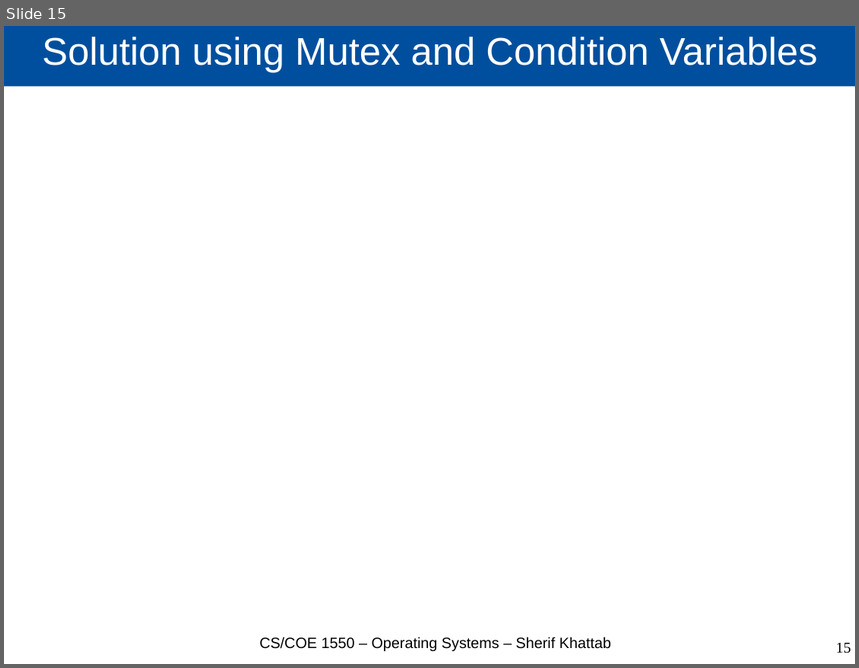
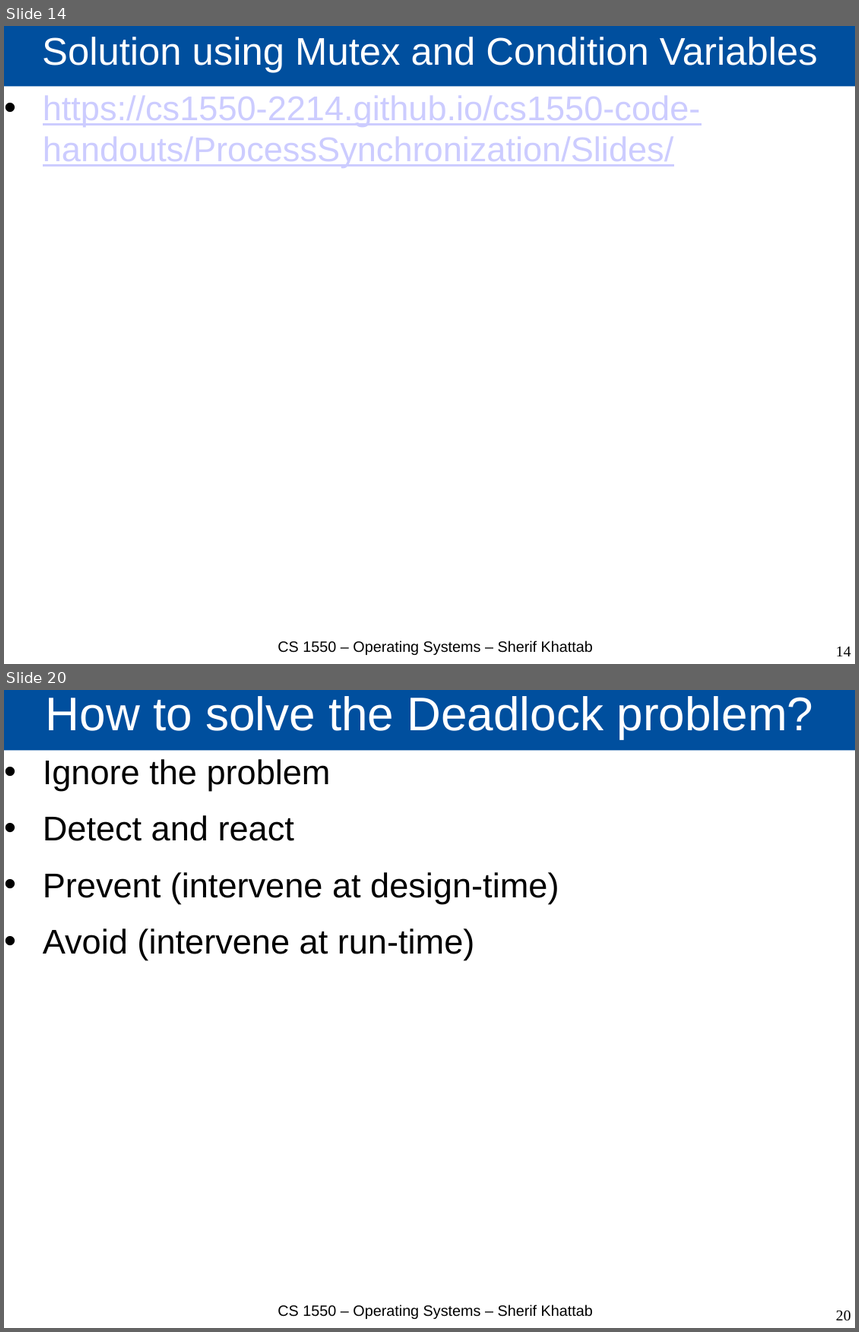
Before and after one commit to cs1550-2244/cs1550-code-handouts, a slide deck: DraftSlides/Lecture8.pptx. Shown one above the other, each under a label of ours: slide 15 before the commit, slides 14 and 20 after it; the slides between them are not shown. The pictures are 859x668 and 859x1332 pixels, drawn with LibreOffice and Linux fonts; fonts in the diff are those of the drawing. Boxes give left, top, right and bottom in pixels: in the first picture for what was removed or moved away, otherwise in the second. Text is boxed around its words. In the diff, an @@ line names an element or a change of style, - is before the commit and + after.

```diff
--- a/DraftSlides/Lecture8.pptx
+++ b/DraftSlides/Lecture8.pptx
@@ slide 20 added at (4, 690, 855, 1328), background #FFFFFF @@
@@ title added at (4, 690, 855, 751), fill #004F9E, 44 pt, text #FFFFFF @@
+How to solve the Deadlock problem?
@@ text added at (43, 759, 559, 961), 32 pt, text #000000 @@
+• Ignore the problem
+• Detect and react
+• Prevent (intervene at design-time)
+• Avoid (intervene at run-time)
@@ text added at (278, 1305, 593, 1319), 14 pt, text #000000 @@
+CS 1550 – Operating Systems – Sherif Khattab
@@ page number added at (836, 1311, 851, 1322), 14 pt, text #000000 @@
+20
@@ what was slide 15 is now slide 14 @@
@@ slide 14 changed as well @@
@@ text added at (43, 96, 701, 168), 32 pt, text #CCCCFF, underline @@
+• https://cs1550-2214.github.io/cs1550-code-handouts/ProcessSynchronization/Slides/
@@ text at (278, 641, 593, 655): text changed @@
-CS/COE 1550 – Operating Systems – Sherif Khattab
+CS 1550 – Operating Systems – Sherif Khattab
@@ page number at (836, 647, 851, 657): text changed @@
-15
+14
```
Also in this commit, not shown: 13 other slides changed, 11 other slides added, 3 other files.
